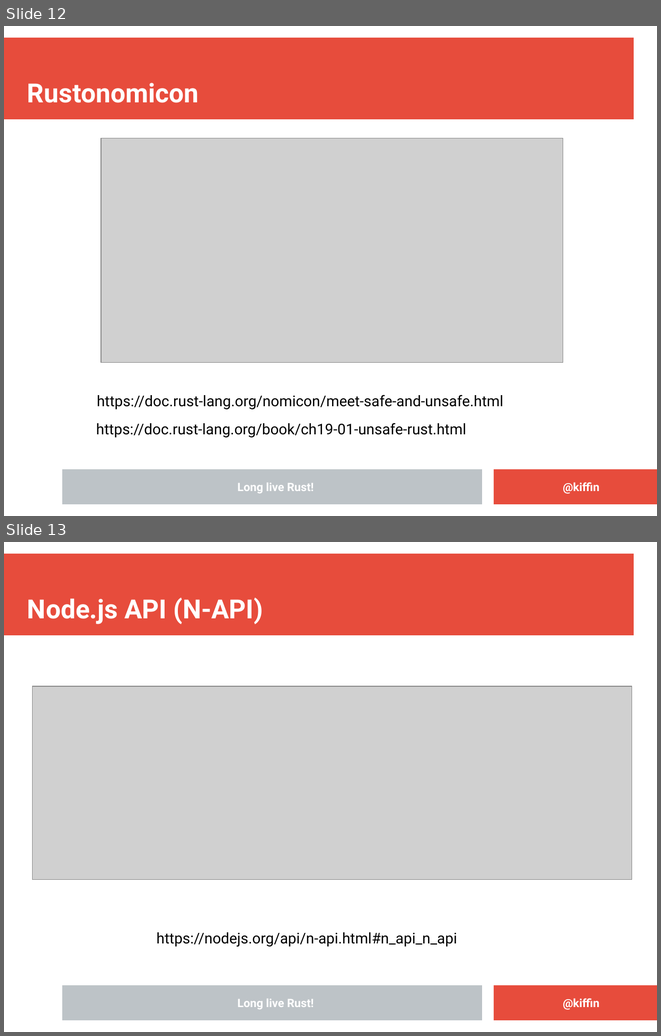
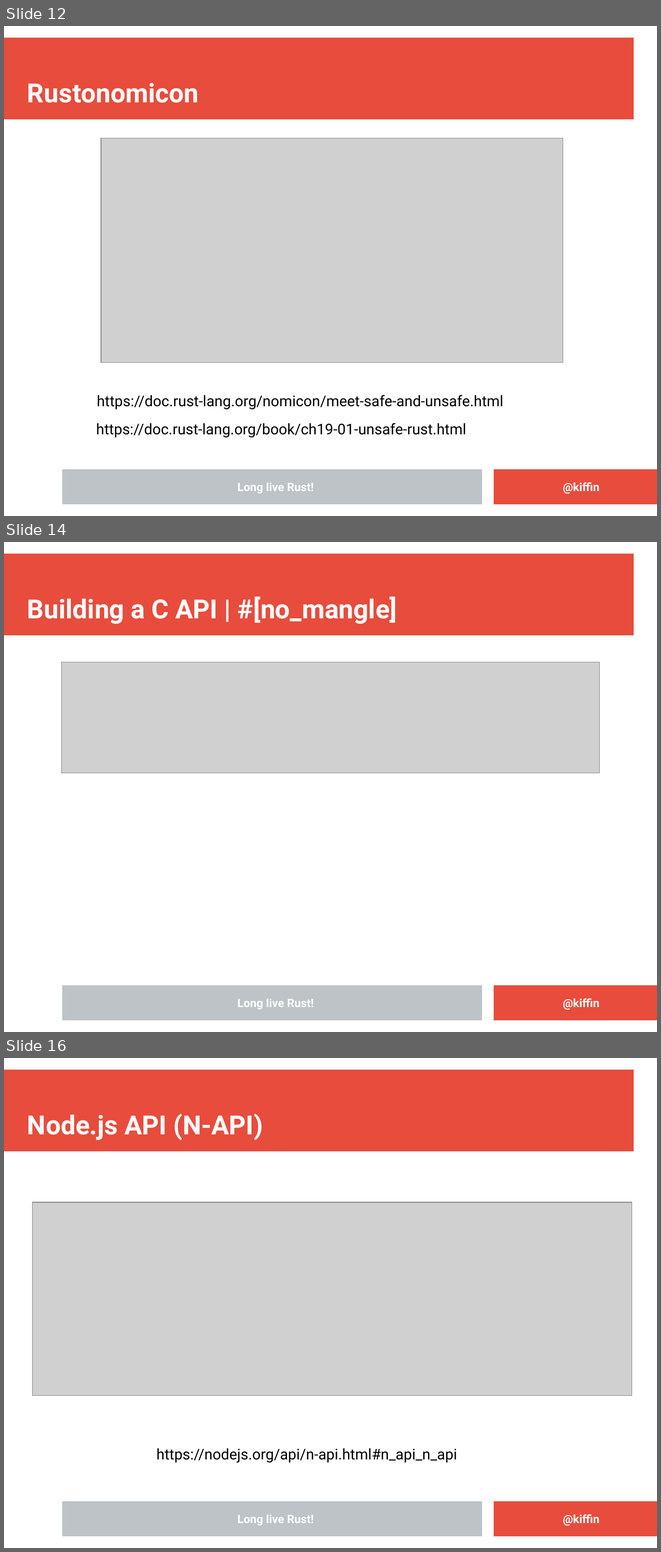
Before and after one commit to kgish/rust-node-addon-template, a slide deck: presentation/Embedding-Rust-in-NodeJS-applications.odp. Shown one above the other, each under a label of ours: slides 12 and 13 before the commit, slides 12, 14 and 16 after it; the slides between them are not shown. The pictures are 661x1036 and 661x1552 pixels, drawn with LibreOffice and Linux fonts; fonts in the diff are those of the drawing; grey boxes stand for pictures; background and template pictures are left out. Boxes give left, top, right and bottom in pixels: in the first picture for what was removed or moved away, otherwise in the second. Text is boxed around its words. In the diff, an @@ line names an element or a change of style, - is before the commit and + after.

```diff
--- a/presentation/Embedding-Rust-in-NodeJS-applications.odp
+++ b/presentation/Embedding-Rust-in-NodeJS-applications.odp
@@ slide 14 added at bbox=[4, 542, 657, 1032], background #FFFFFF; not listed: 3 template elements that a slide beside it also shows @@
@@ title added at bbox=[27, 597, 397, 624], 32 pt, text #FFFFFF, bold @@
+Building a C API | #[no_mangle]
@@ picture added at bbox=[61, 662, 600, 773] @@
@@ rectangle added at bbox=[45, 715, 289, 721], fill #FFFFFF, outline #FFFFFF 0 pt @@
@@ text added at bbox=[237, 998, 314, 1009], 14 pt, text #FFFFFF, bold @@
+Long live Rust!
@@ text added at bbox=[563, 998, 599, 1009], 14 pt, text #FFFFFF, bold @@
+@kiffin
@@ what was slide 13 is now slide 16 @@
```
Also in this commit, not shown: 2 other slides added, 4 other files.
